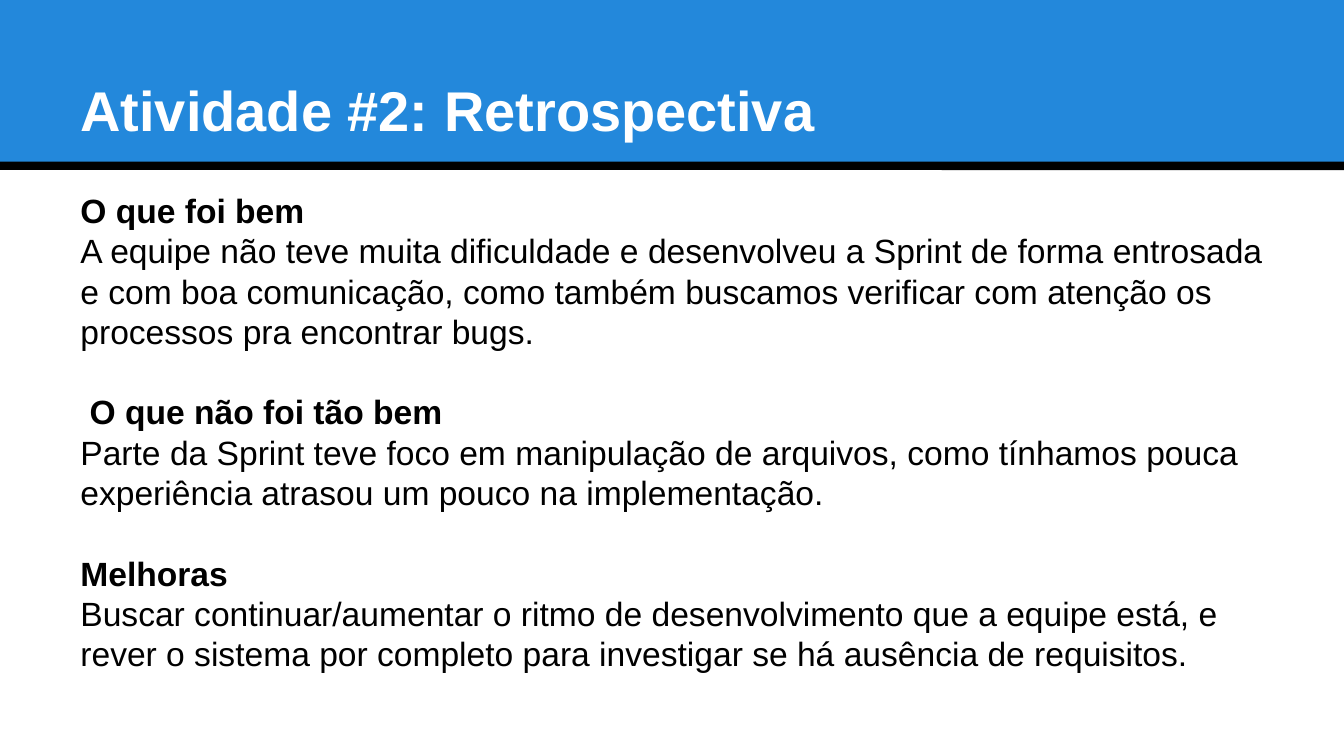
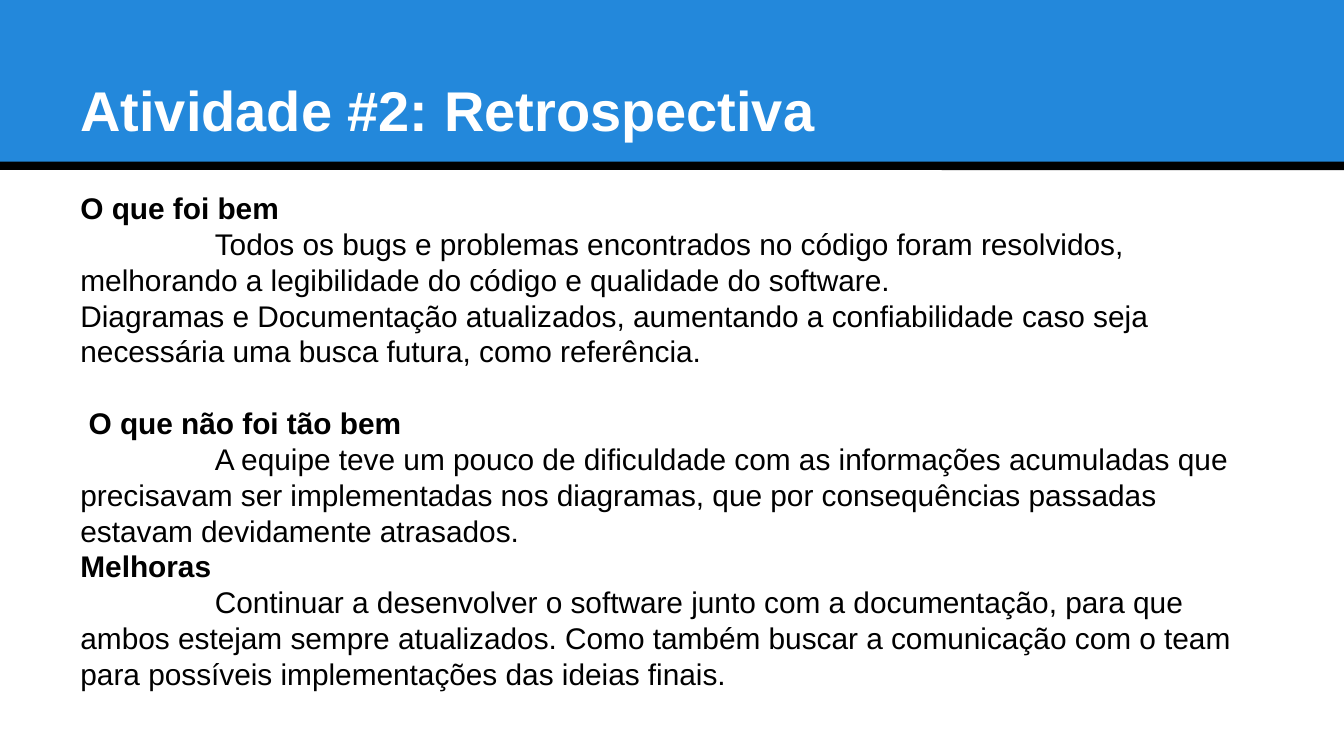
Before and after one commit to ufrpe-uast/adocao, a slide deck: slide 10 of Sprint-8/Artefatos_Sprint8.pptx (slide 8 before the commit). Drawn at 1344x756 pixels with LibreOffice and Linux fonts; fonts in the diff are those of the drawing. Boxes give left, top, right and bottom in pixels: in the first picture for what was removed or moved away, otherwise in the second. Text is boxed around its words. In the diff, an @@ line names an element or a change of style, - is before the commit and + after.

Commit message:
Finalização Sprint-8

```diff
--- a/Sprint-8/Artefatos_Sprint8.pptx
+++ b/Sprint-8/Artefatos_Sprint8.pptx
@@ text at <box>80,197,401,578</box>: size 18 to 16 pt in "O que foi bem", "O que não foi tão bem", "Melhoras" @@
@@ text at <box>80,233,1148,366</box>: text changed; size 18 to 16 pt @@
-A equipe não teve muita dificuldade e desenvolveu a Sprint de forma entrosada e com boa comunicação, como também buscamos verificar com atenção os processos pra encontrar bugs.
+Todos os bugs e problemas encontrados no código foram resolvidos, melhorando a legibilidade do código e qualidade do software.
+Diagramas e Documentação atualizados, aumentando a confiabilidade caso seja necessária uma busca futura, como referência.
@@ text at <box>80,448,1228,543</box>: text changed; size 18 to 16 pt @@
-Parte da Sprint teve foco em manipulação de arquivos, como tínhamos pouca experiência atrasou um pouco na implementação.
+A equipe teve um pouco de dificuldade com as informações acumuladas que precisavam ser implementadas nos diagramas, que por consequências passadas estavam devidamente atrasados.
@@ text at <box>80,591,1230,690</box>: text changed; size 18 to 16 pt @@
-Buscar continuar/aumentar o ritmo de desenvolvimento que a equipe está, e rever o sistema por completo para investigar se há ausência de requisitos.
+Continuar a desenvolver o software junto com a documentação, para que ambos estejam sempre atualizados. Como também buscar a comunicação com o team para possíveis implementações das ideias finais.
```
Also in this commit, not shown: 3 other slides changed, 2 slides added, 28 other files.
